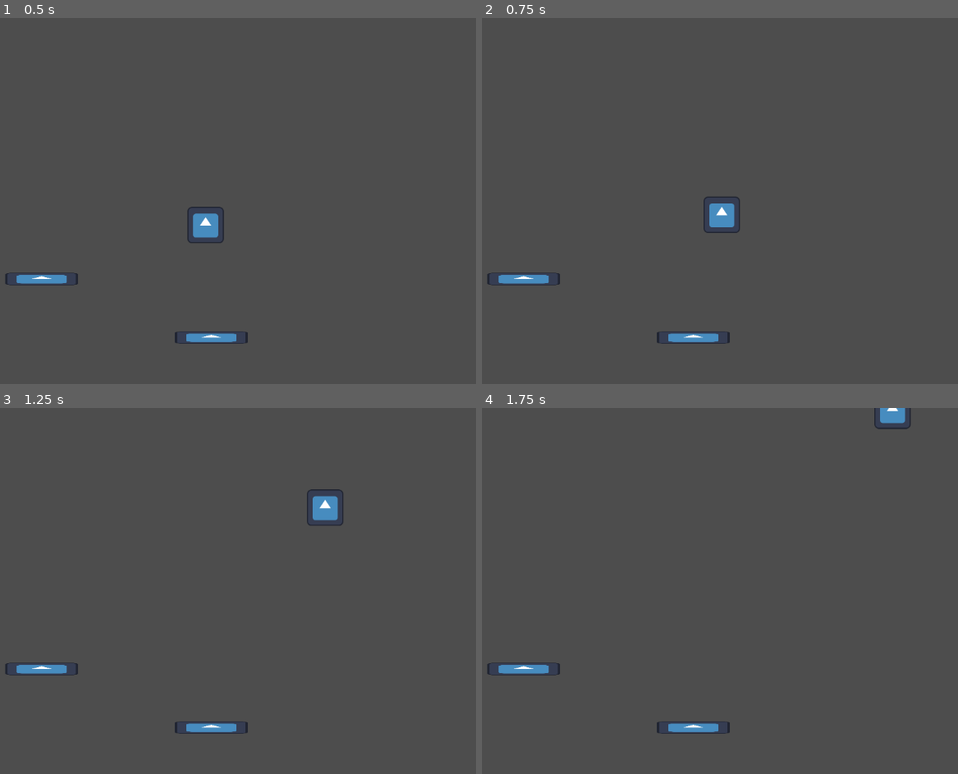
Above: before the commit, frames 1-4 (two rows, left to right).
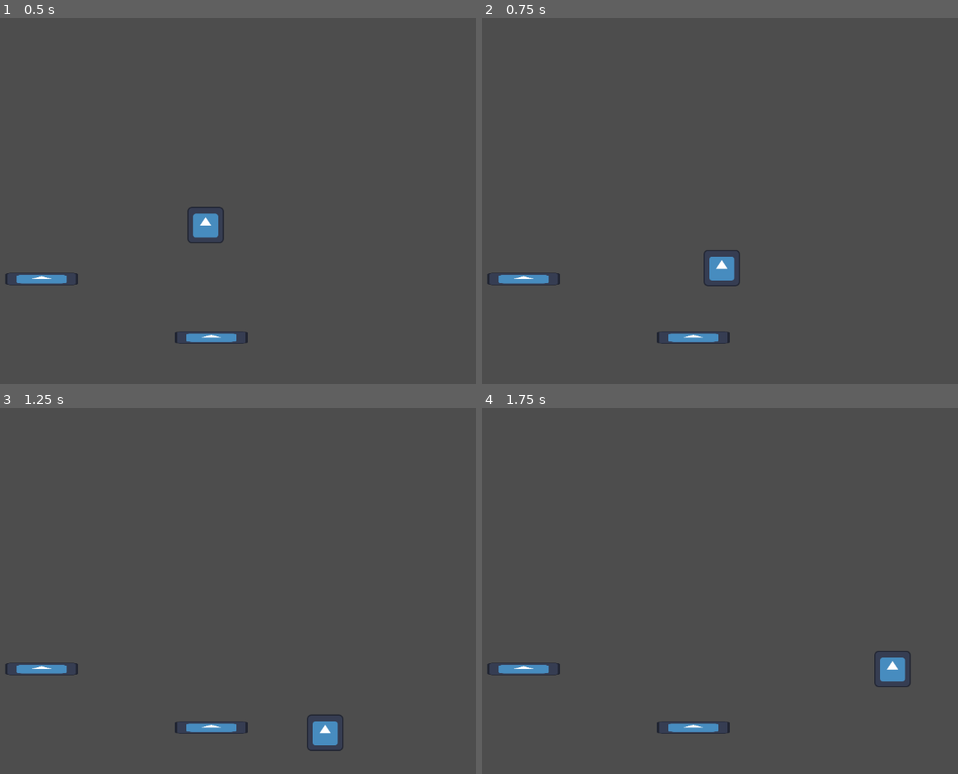
Above: after the commit, the same moments.

Repository: Joeisjack/hackUMBCGame
Game: Godot game, scene res://Scenes/game.tscn
The game is run twice, just before and just after one commit, with the same random seed, the same clock (stepped at 60 frames per second) and the same inputs. The engine's default icon, where the game draws it, is replaced by a stand-in: a white triangle on a blue panel in a dark square.
Inputs:
- Up to frame 1 (0.5 s): no input
- Up to frame 2 (0.75 s): hold D (Right) from 0.53 s (still down); tap W (Up) at 0.6 s
- Up to frame 3 (1.25 s): keep holding D (Right); tap W (Up) at 0.77, 1.07 s
- Up to frame 4 (1.75 s): keep holding D (Right); tap W (Up) at 1.35, 1.52 s

Frame 1 is identical in both runs. In frame 2, 0.9% of the frame differs, in the area x 46-55%, y 48-74%; in frame 3, 0.9%, in the area x 64-73%, y 22-94%; in frame 4, 0.7%.

Commit message:
Coyote Time for real real

Diff:
--- a/backtoearth/prefabs/player.gd
+++ b/backtoearth/prefabs/player.gd
@@ -3,23 +3,30 @@
 
 const SPEED = 300.0
 const JUMP_VELOCITY = -400
+const COYOTE_TIME = 0.08
 
 var ableToJump = false
 
 func _physics_process(delta: float) -> void:
 	# Coyote Time
-	if $Timer.time_left > 0 and is_on_floor():
+	print($Timer.time_left)
+	if is_on_floor():
 		$Timer.stop()
-	elif $Timer.is_stopped() and not is_on_floor():
+	elif $Timer.is_stopped():
 		$Timer.start()
 
+	if $Timer.is_stopped() or $Timer.time_left > $Timer.wait_time - COYOTE_TIME:
+		# if timer is running
+		ableToJump = true
+	else:
+		ableToJump = false
 
 	# Add the gravity.
 	if not is_on_floor():
 		velocity += get_gravity() * delta
 
 	# Handle jump.
-	if Input.is_action_just_pressed("Up") and (is_on_floor() or $Timer.time_left > 0):
+	if Input.get_axis("Up", "Down") and ableToJump:
 		velocity.y = JUMP_VELOCITY
 
 	# Get the input direction and handle the movement/deceleration.
@@ -31,3 +38,7 @@
 		velocity.x = move_toward(velocity.x, 0, SPEED)
 
 	move_and_slide()
+
+
+func _on_timer_timeout() -> void:
+	$Timer.stop()
--- a/backtoearth/prefabs/player.tscn
+++ b/backtoearth/prefabs/player.tscn
@@ -14,8 +14,8 @@
 "speed": 5.0
 }]
 
-[sub_resource type="CircleShape2D" id="CircleShape2D_u760b"]
-radius = 32.0156
+[sub_resource type="RectangleShape2D" id="RectangleShape2D_o6vrq"]
+size = Vector2(62, 62)
 
 [node name="CharacterBody2D" type="CharacterBody2D"]
 script = ExtResource("1_4wbvs")
@@ -25,9 +25,9 @@
 sprite_frames = SubResource("SpriteFrames_yqhyj")
 
 [node name="CollisionShape2D" type="CollisionShape2D" parent="."]
-shape = SubResource("CircleShape2D_u760b")
+shape = SubResource("RectangleShape2D_o6vrq")
 
 [node name="Timer" type="Timer" parent="."]
-wait_time = 0.08
+wait_time = 10.0
 
 [connection signal="timeout" from="Timer" to="." method="_on_timer_timeout"]
--- a/backtoearth/project.godot
+++ b/backtoearth/project.godot
@@ -13,6 +13,7 @@
 config/name="BackToEarth"
 run/main_scene="res://Scenes/game.tscn"
 config/features=PackedStringArray("4.3", "Forward Plus")
+run/max_fps=60
 config/icon="res://icon.svg"
 
 [input]
Not shown, added: backtoearth/level design concepts/tutorial level 1.1.png.import
